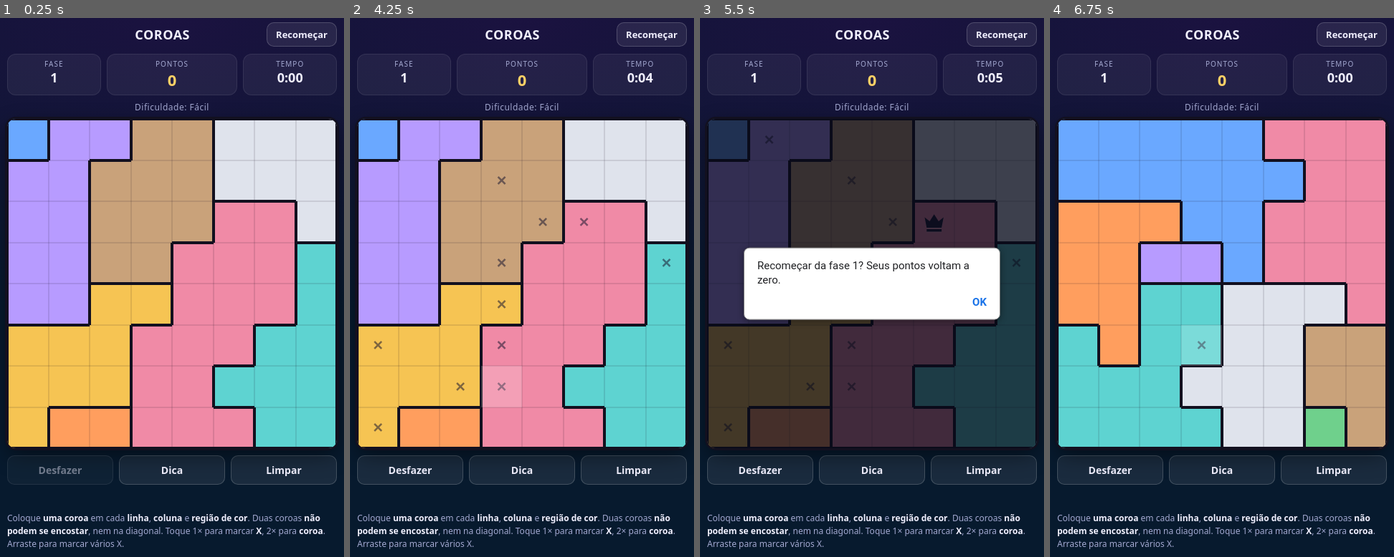
Above: before the commit, frames 1-4 (left to right).
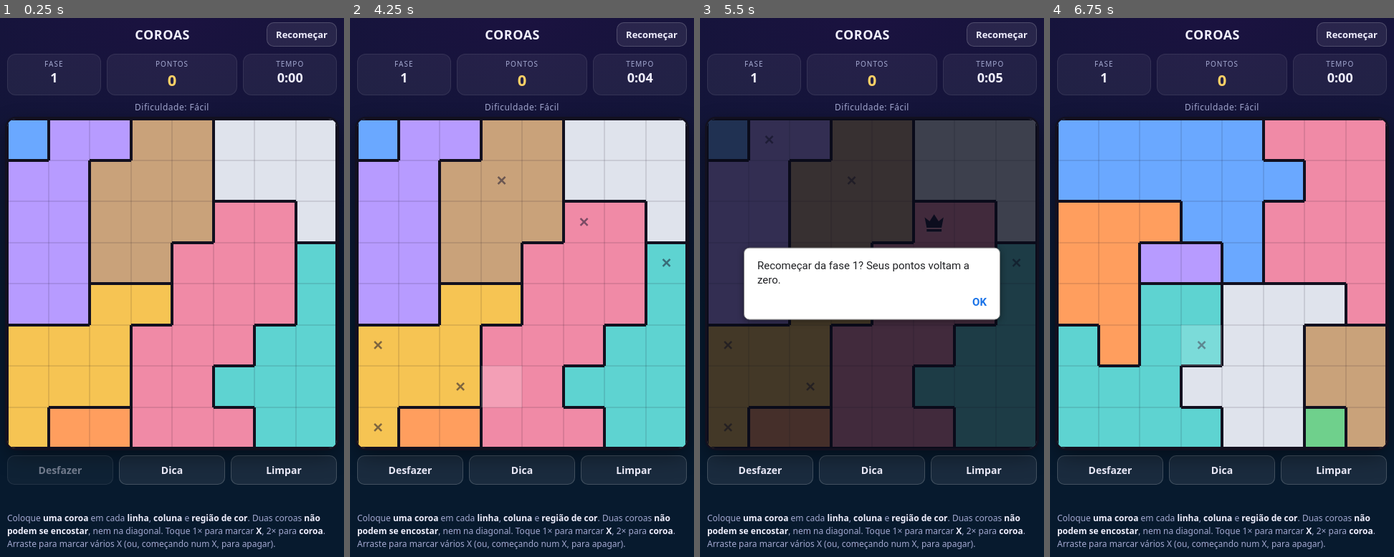
Above: after the commit, the same moments.

Repository: danimika/minigames
Game: browser game, page apps-script/Coroas.html
The game is run twice, just before and just after one commit, with the same random seed, the same clock (stepped at 60 frames per second) and the same inputs. When the page shows a pop-up message, it is drawn as a white box for half a second while everything else waits; a line starting with > is the answer the replay typed.
Inputs (mouse positions are in pixels of both pictures, inside the frame that each line leads up to):
- Up to frame 1 (0.25 s): no input
- Up to frame 2 (4.25 s): move the mouse to (522, 314) at 1.07 s; tap Space every 0.5 s from 1.1 to 4.1 s; click (377, 346) at 1.27 s; move the mouse to (456, 249) at 1.67 s; click (666, 260) at 1.87 s; press the mouse at (587, 233) at 2.27 s; release the mouse at (522, 217) at 2.4 s; click (501, 179) at 2.47 s; move the mouse to (570, 346) at 2.87 s; click (377, 427) at 3.07 s; move the mouse to (439, 368) at 3.47 s; click (460, 384) at 3.67 s; press the mouse at (522, 217) at 4.07 s; release the mouse at (487, 400) at 4.2 s
- Up to frame 3 (5.5 s): click (933, 222) at 4.27 s; tap Space at 4.6, 5.1 s; move the mouse to (971, 298) at 4.67 s; click (768, 141) at 4.87 s; move the mouse to (772, 282) at 5.27 s; click "Recomeçar" at 5.47 s
- Up to frame 4 (6.75 s): tap Space at 5.6, 6.1, 6.6 s; press the mouse at (1187, 400) at 5.87 s; release the mouse at (1156, 249) at 6 s; click "Limpar" at 6.07 s; move the mouse to (1256, 168) at 6.47 s; click (1201, 346) at 6.67 s

The runs differ from the first frame. In frame 1, 0.2% of the frame differs, in the area x 35-80%, y 96-99%; in frame 2, 0.3%, in the area x 35-80%, y 37-99%; in frame 3, 0.2%; in frame 4, 0.2%.

Commit message:
Coroas: arrastar a partir de um X apaga os X do caminho
Co-Authored-By: Claude Opus 5.5 <noreply@anthropic.com>

Diff:
--- a/apps-script/Coroas.html
+++ b/apps-script/Coroas.html
@@ -142,7 +142,7 @@
   <div class="rules">
     Coloque <b>uma coroa</b> em cada <b>linha</b>, <b>coluna</b> e <b>região de cor</b>.
     Duas coroas <b>não podem se encostar</b>, nem na diagonal.
-    Toque 1× para marcar <b>X</b>, 2× para <b>coroa</b>. Arraste para marcar vários X.
+    Toque 1× para marcar <b>X</b>, 2× para <b>coroa</b>. Arraste para marcar vários X (ou, começando num X, para apagar).
   </div>
 </div>
 
@@ -641,14 +641,17 @@
     if (!press.drag) {
       press.drag = true;
       press.last = [press.r, press.c];
-      if (S.marks[press.r][press.c] === 0) S.marks[press.r][press.c] = 1;
-    }
-    // marca todas as casas no caminho (movimentos rápidos pulam casas)
+      // começou num X: o arrasto apaga X; senão, marca X (coroas nunca mudam)
+      press.from = S.marks[press.r][press.c] === 1 ? 1 : 0;
+      press.to = press.from === 1 ? 0 : 1;
+      if (S.marks[press.r][press.c] === press.from) S.marks[press.r][press.c] = press.to;
+    }
+    // aplica em todas as casas do caminho (movimentos rápidos pulam casas)
     let [lr, lc] = press.last;
     if (lr === r && lc === c) return;
     while (lr !== r || lc !== c) {
       lr += Math.sign(r - lr); lc += Math.sign(c - lc);
-      if (S.marks[lr][lc] === 0) S.marks[lr][lc] = 1;
+      if (S.marks[lr][lc] === press.from) S.marks[lr][lc] = press.to;
     }
     press.last = [r, c];
     clearHint();
